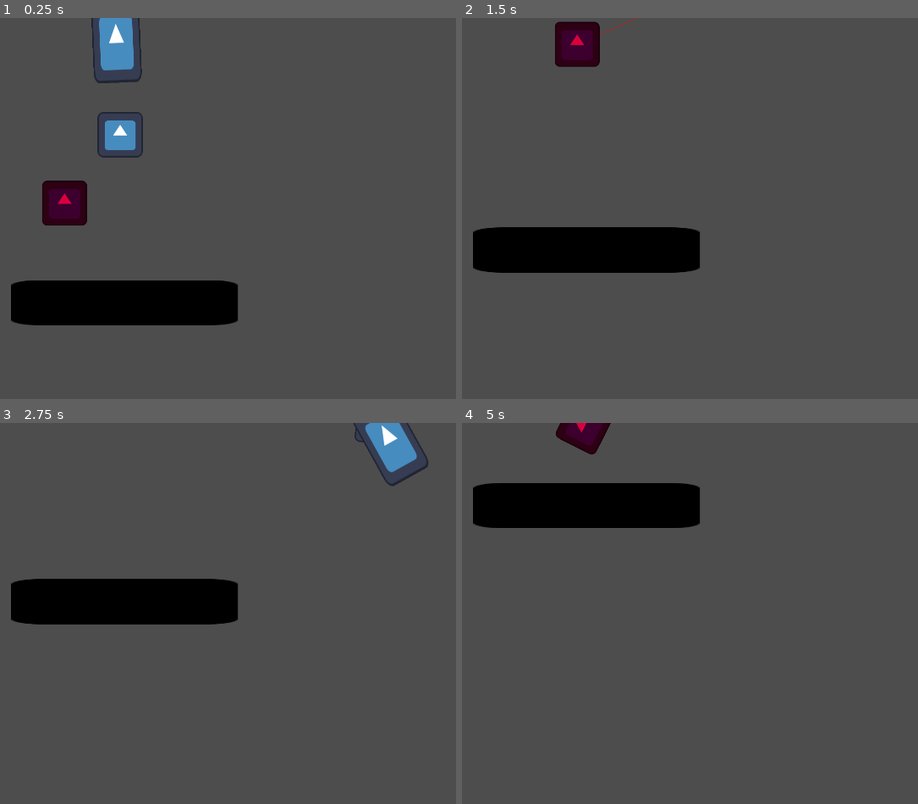
Above: before the commit, frames 1-4 (two rows, left to right).
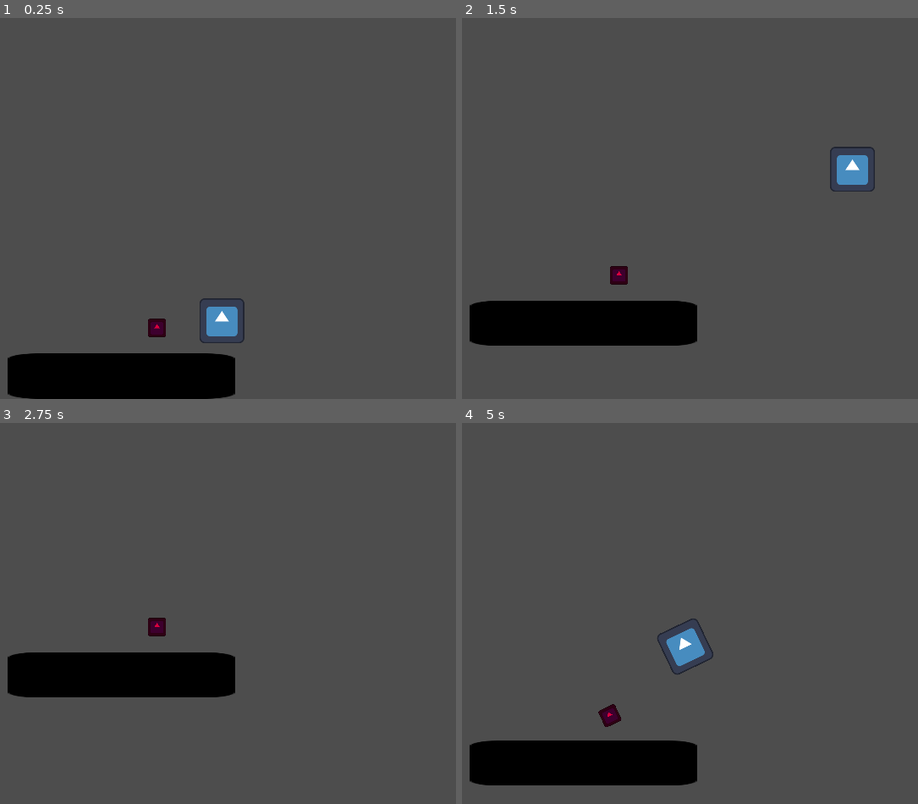
Above: after the commit, the same moments.

Repository: Pandji25/ggj25-animaldev
Game: Godot game, scene res://game.tscn
Two runs of this game, one before a commit and one after it. Both use one fixed random seed, a clock stepped at 60 frames per second and the inputs below. The engine's default icon, where the game draws it, is replaced by a stand-in: a white triangle on a blue panel in a dark square.
Inputs:
- Up to frame 1 (0.25 s): no input
- Up to frame 2 (1.5 s): tap Enter at 0.5 s; hold Right (ui_right) 0.53-1.28 s; hold Down (ui_down) from 1.28 s (still down)
- Up to frame 3 (2.75 s): release Down (ui_down) at 2.03 s; hold Right (ui_right) from 2.03 s (still down)
- Up to frame 4 (5 s): release Right (ui_right) at 2.78 s; hold Up (ui_up) 2.78-3.53 s; hold Left (ui_left) from 3.53 s (still down)

The runs differ from the first frame. In frame 1, 15% of the frame differs, in the area x 1-54%, y 0-100%; in frame 2, 14%; in frame 3, 13%; in frame 4, 13%.

Commit message:
WIP fixing size issue.

Diff:
--- a/game.tscn
+++ b/game.tscn
@@ -8,61 +8,61 @@
 [ext_resource type="PackedScene" uid="uid://cn5odjmv616s6" path="res://rigid_player.tscn" id="6_r3wt8"]
 
 [sub_resource type="RectangleShape2D" id="RectangleShape2D_vbdhc"]
-size = Vector2(426, 244)
+size = Vector2(298, 104.001)
 
 [sub_resource type="RectangleShape2D" id="RectangleShape2D_2joqk"]
 size = Vector2(416.5, 25)
 
 [sub_resource type="RectangleShape2D" id="RectangleShape2D_v61sh"]
-size = Vector2(130, 122)
+size = Vector2(56.1648, 50.3414)
 
 [sub_resource type="RectangleShape2D" id="RectangleShape2D_echct"]
 size = Vector2(58.5234, 2468.92)
 
 [node name="Game" type="Node2D"]
-position = Vector2(633, 0)
-scale = Vector2(0.54182, 0.54182)
 script = ExtResource("1_ld8p2")
 
 [node name="Marker2D" type="Marker2D" parent="."]
-position = Vector2(0, 1920)
+position = Vector2(509, 1941)
 
 [node name="Straw" type="Area2D" parent="." node_paths=PackedStringArray("target")]
 z_index = 2
-position = Vector2(553, -112)
+position = Vector2(1062, -91)
 rotation = 1.5708
 script = ExtResource("3_27jse")
 target = NodePath("../RigidPlayer")
 
 [node name="Sprite2D" type="Sprite2D" parent="Straw"]
+visible = false
 position = Vector2(236, -1.03159e-05)
 rotation = -1.5708
 scale = Vector2(1.97, 3.355)
 texture = ExtResource("3_qfl3s")
 
 [node name="CollisionShape2D" type="CollisionShape2D" parent="Straw"]
-position = Vector2(-3, -5)
+position = Vector2(-4.99999, 1)
 shape = SubResource("RectangleShape2D_vbdhc")
 
 [node name="StaticBody2D" type="StaticBody2D" parent="Straw"]
 collision_layer = 4
 
 [node name="CollisionShape2D" type="CollisionShape2D" parent="Straw/StaticBody2D"]
-position = Vector2(238.25, 111.5)
+position = Vector2(120, 59.9996)
 shape = SubResource("RectangleShape2D_2joqk")
 
 [node name="CollisionShape2D2" type="CollisionShape2D" parent="Straw/StaticBody2D"]
-position = Vector2(241, -110)
+position = Vector2(117, -56.0004)
 shape = SubResource("RectangleShape2D_2joqk")
 
-[node name="Area2D" type="Area2D" parent="Straw"]
+[node name="SuctionArea" type="Area2D" parent="Straw"]
+visible = false
 position = Vector2(427, -1.86648e-05)
 
-[node name="CollisionPolygon2D" type="CollisionPolygon2D" parent="Straw/Area2D"]
+[node name="CollisionPolygon2D" type="CollisionPolygon2D" parent="Straw/SuctionArea"]
 polygon = PackedVector2Array(188, 229, 296, 134, 324, 1, 294, -144, 191, -233, -122, 3)
 
 [node name="TestDamageObstacle" type="RigidBody2D" parent="." node_paths=PackedStringArray("straw")]
-position = Vector2(326, 1000)
+position = Vector2(1071.92, 895.829)
 collision_mask = 7
 gravity_scale = -1.0
 linear_damp = 8.0
@@ -76,16 +76,21 @@
 
 [node name="Sprite2D" type="Sprite2D" parent="TestDamageObstacle"]
 modulate = Color(0.854902, 0, 0.243137, 1)
+scale = Vector2(0.407537, 0.407537)
 texture = ExtResource("3_qfl3s")
 
 [node name="TestObstacle" parent="." instance=ExtResource("3_s8myv")]
-position = Vector2(640, 1521)
+position = Vector2(971, 1032)
+scale = Vector2(0.55, 0.55)
 collision_layer = 1
 gravity_scale = -1.0
 
 [node name="RigidPlayer" parent="." instance=ExtResource("6_r3wt8")]
+position = Vector2(1256, 883)
+scale = Vector2(0.405, 0.405)
 
 [node name="StaticBody2D" type="StaticBody2D" parent="."]
+position = Vector2(509, 21)
 
 [node name="CollisionShape2D" type="CollisionShape2D" parent="StaticBody2D"]
 position = Vector2(-863.756, 1098.15)
--- a/project.godot
+++ b/project.godot
@@ -19,8 +19,7 @@
 
 window/size/viewport_width=1920
 window/size/viewport_height=1080
-window/stretch/mode="viewport"
-window/stretch/aspect="expand"
+window/stretch/mode="canvas_items"
 
 [rendering]
 
--- a/rigid_player.gd
+++ b/rigid_player.gd
@@ -1,5 +1,7 @@
 extends RigidBody2D
 class_name RigidPlayer
+
+signal player_destroyed
 
 @export var health: int = 3
 @export var speed: float = 200.0
@@ -20,6 +22,7 @@
 
 func destroy():
 	queue_free()
+	player_destroyed.emit()
 
 func _on_body_entered(body: Node) -> void:
 	if body is DamageObstacle:
--- a/straw.gd
+++ b/straw.gd
@@ -5,17 +5,32 @@
 
 # Called when the node enters the scene tree for the first time.
 func _ready() -> void:
-	pass # Replace with function body.
+	if target:
+		target.player_destroyed.connect(_on_player_destroyed)
 
 
 # Called every frame. 'delta' is the elapsed time since the previous frame.
 func _physics_process(delta: float) -> void:
-	look_at(target.global_position)
-	global_position.x = lerp(global_position.x, target.global_position.x, 0.05)
+	if target:
+		look_at(target.global_position)
+		rotation_degrees = clamp(rotation_degrees, 30, 150)
+		global_position.x = lerp(global_position.x, target.global_position.x, 0.05)
+
 
 
 func _on_body_entered(body: Node2D) -> void:
-	if body is PlayerBoba:
-		body.queue_free()
+	if body is RigidPlayer:
+		var to_delete = body
+
+		to_delete.decrease_health(3)
+		body = null
 		await get_tree().create_timer(1).timeout
 		get_tree().reload_current_scene()
+	if body is DamageObstacle:
+		var to_delete = body
+
+		to_delete.queue_free()
+		body = null
+
+func _on_player_destroyed():
+	target = null
--- a/test_damage_obstacle.gd
+++ b/test_damage_obstacle.gd
@@ -27,3 +27,6 @@
 		return true
 	else:
 		return false
+
+func destroyed():
+	queue_free()
